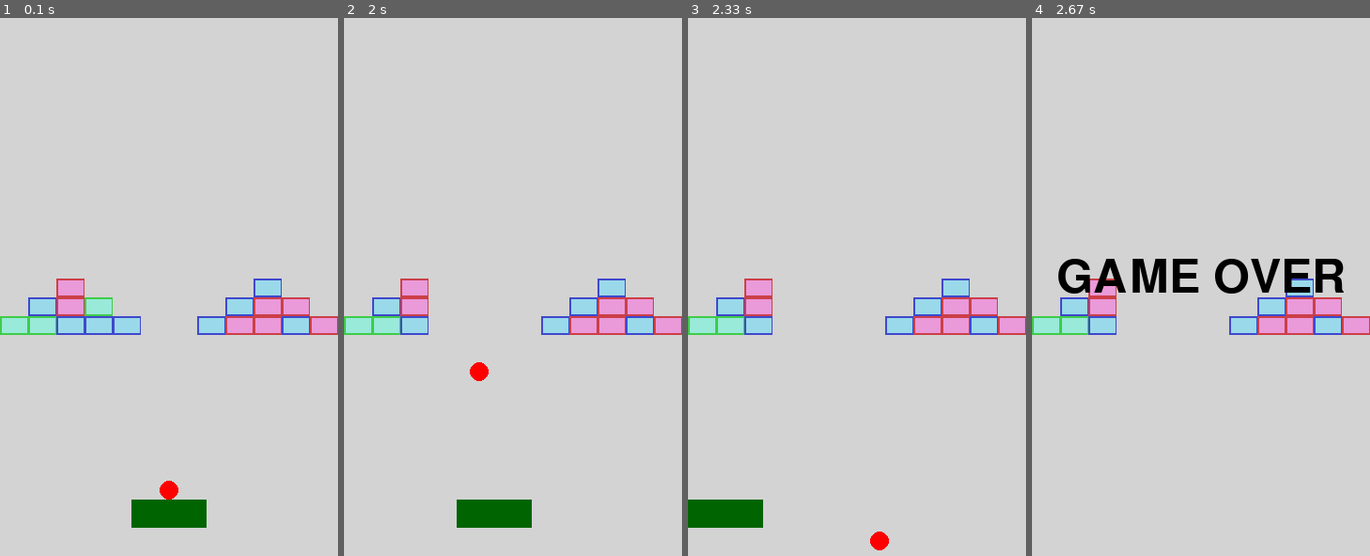
Above: before the commit, frames 1-4 (left to right).
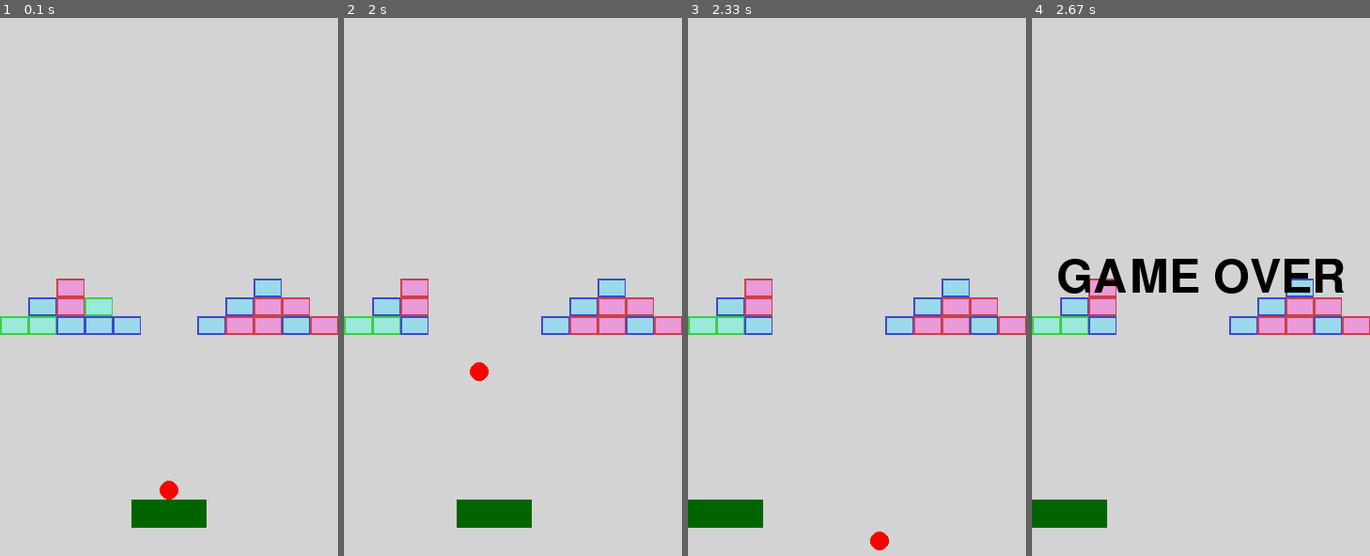
Above: after the commit, the same moments.

Repository: Tequila-Mockingbird-Chevaliers/pygameSummerJam
Game: pygame game, started from main.py
Two runs of this game, one before a commit and one after it. Both use one fixed random seed, a clock stepped at 60 frames per second and the inputs below.
Inputs:
- Up to frame 1 (0.1 s): no input
- Up to frame 2 (2 s): tap Space at 0.33, 0.73, 1.03, 1.23, 1.53, 1.73 s; hold Right 0.67-1.13 s; hold Right 1.17-1.63 s; hold Left from 1.67 s (still down)
- Up to frame 3 (2.33 s): tap Space at 2.03, 2.3 s; release Left at 2.2 s; hold Left from 2.23 s (still down)
- Up to frame 4 (2.67 s): tap Space at 2.6 s; release Left at 2.63 s

Frames 1-3 are identical in both runs. In frame 4, 1.2% of the frame differs, in the area x 0-23%, y 89-95%.

Commit message:
Handled game over if a laser hits the paddle

Diff:
--- a/src/scenes/game_scene.py
+++ b/src/scenes/game_scene.py
@@ -7,6 +7,7 @@
 from src.entities.ball import Ball
 from src.entities.brick import Brick
 from src.entities.brick_generator import BrickGenerator
+from src.entities.object_manager import ObjectGroup
 from src.entities.paddle import Paddle
 from src.entities.spaceship import Spaceship
 from src.scenes.scene import Scene
@@ -88,12 +89,15 @@
 
     def check_end_conditions(self):
         ball = self.game_state["ball"]
+        paddle = self.game_state["paddle"]
+        lasers = self.game_state.objects["lasers"] if "lasers" in self.game_state.objects else ObjectGroup()
         if ball.rect.y > const.HEIGHT:
             self.handle_defeat()
+            return
+        for laser in lasers:
+            if laser.rect.colliderect(paddle.rect):
+                self.handle_defeat()
+                return
 
     def handle_defeat(self):
-        ball = self.game_state["ball"]
-        paddle = self.game_state["paddle"]
         self.game_state.defeat = True
-        self.game_state.remove_object(ball)
-        self.game_state.remove_object(paddle)
